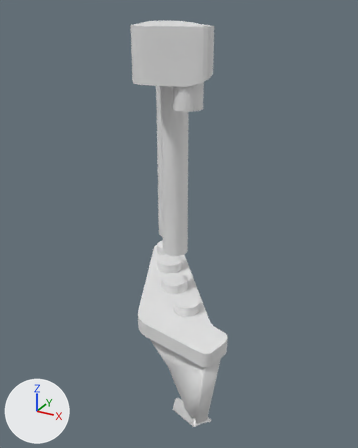
The Blender file hl2_pupillabs_mount_v3.blend, before and after one commit.
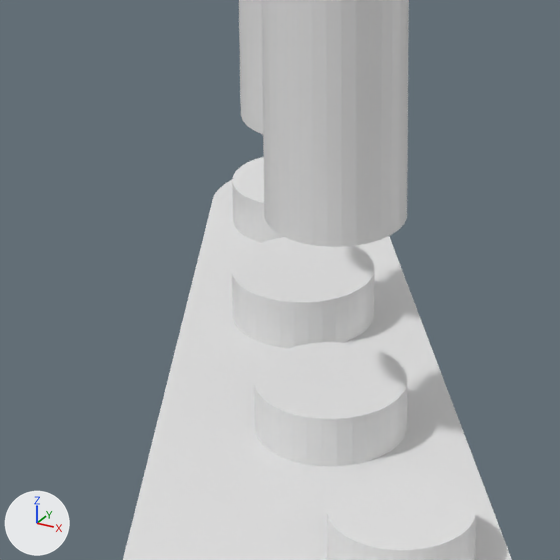
Old and new are each drawn whole from a 50 mm lens placed at (-2.4, -201.2, 136.7), pointed at (-51.2, -112.3, 92.3) and again close up on the part from 33% to 60% of the width and 48% to 69% of the height. Lighting does not change. The marker at lower left points along +X, +Y and +Z.

The first close-up shows 'L_bottom_mount', 'align_inner', 'align_outer', 'bottom_cutout_inner', 'bottom_cutout_outer', 'pillar_inner', 'pillar_outer'.
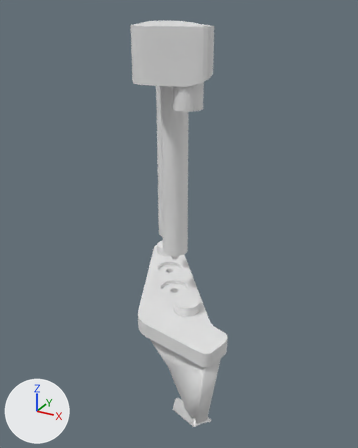
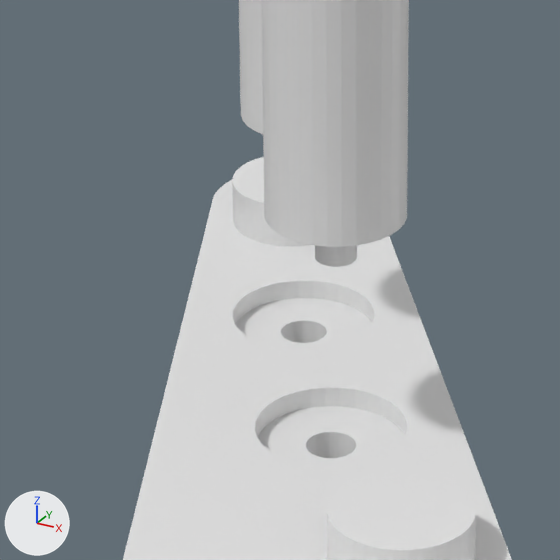
ob_screw_hole_outer is not drawn itself; it is used by a modifier of ob_bottom_cutout_outer.
ob_screw_hole_inner is not drawn itself; it is used by a modifier of ob_bottom_cutout_inner.

Location of each change, [x1, y1, x2, y2] in pixels of the close-ups (560 x 560 px):
'bottom_cutout_outer', hidden
    before: [254, 342, 407, 466]
'bottom_cutout_inner', hidden
    before: [232, 237, 374, 348]
'screw_hole_outer.001', shown
    after: [315, 245, 357, 267]

The change, as a diff of the scene's bpy script:
```diff
--- a/hl2_pupillabs_mount_v3.blend.py
+++ b/hl2_pupillabs_mount_v3.blend.py
@@ ob_bottom_cutout_outer @@
 _m = ob_bottom_cutout_outer.modifiers.new('Boolean.001', 'BOOLEAN')
 _m.operation = 'UNION'
+ob_bottom_cutout_outer.hide_set(True)
@@ ob_bottom_cutout_inner @@
 _m = ob_bottom_cutout_inner.modifiers.new('Boolean.001', 'BOOLEAN')
 _m.operation = 'UNION'
+ob_bottom_cutout_inner.hide_set(True)
@@ ob_screw_hole_outer @@
 ob_screw_hole_outer.rotation_euler = (0.0, 0.0, 3.142)  # degrees (0, 0, 180)
-ob_screw_hole_outer.scale = (0.813, 0.814, -1.11)
+ob_screw_hole_outer.scale = (0.9, 0.9, -1.11)
 ob_screw_hole_outer.hide_set(True)
@@ ob_screw_hole_inner @@
 ob_screw_hole_inner.rotation_euler = (0.0, 0.0, 3.142)  # degrees (0, 0, 180)
-ob_screw_hole_inner.scale = (0.813, 0.814, -1.14)
+ob_screw_hole_inner.scale = (0.88, 0.88, -1.14)
 ob_screw_hole_inner.hide_set(True)
@@ ob_screw_hole_outer_001 @@
 ob_screw_hole_outer_001.matrix_parent_inverse = Matrix(((1.0, 0.0, 0.0, 48.73), (0.0, 1.0, 0.0, 114.9), (0.0, 0.0, 1.0, -125.8), (0.0, 0.0, 0.0, 1.0)))
-ob_screw_hole_outer_001.location = (-50.05, -116.2, 90.0)
+ob_screw_hole_outer_001.location = (-50.05, -116.2, 92.28)
 ob_screw_hole_outer_001.rotation_euler = (0.0, 0.0, 3.142)  # degrees (0, 0, 180)
-ob_screw_hole_outer_001.scale = (0.7, 0.7, -1.19)
-ob_screw_hole_outer_001.hide_set(True)
+ob_screw_hole_outer_001.scale = (0.8, 0.8, -2.18)
```
